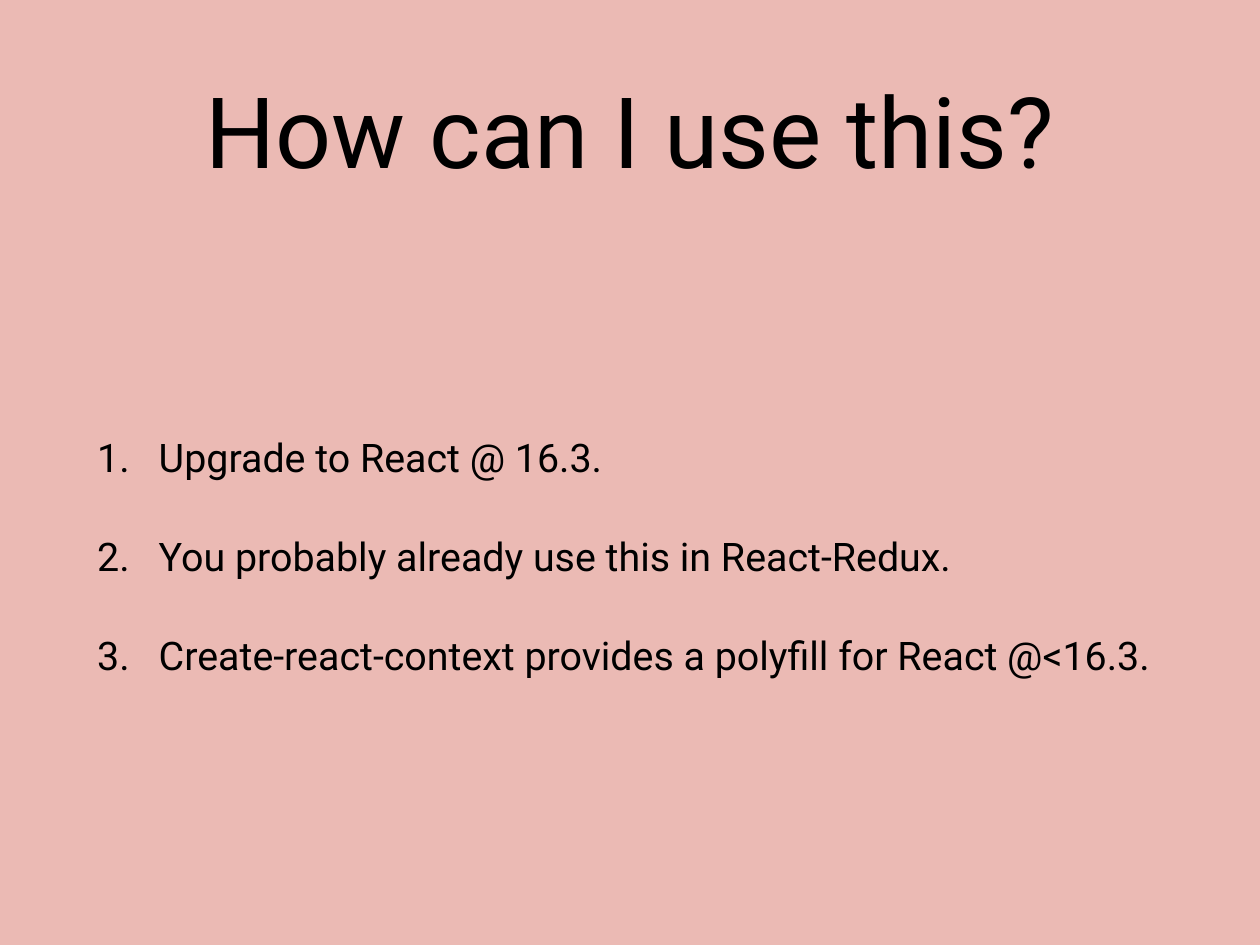
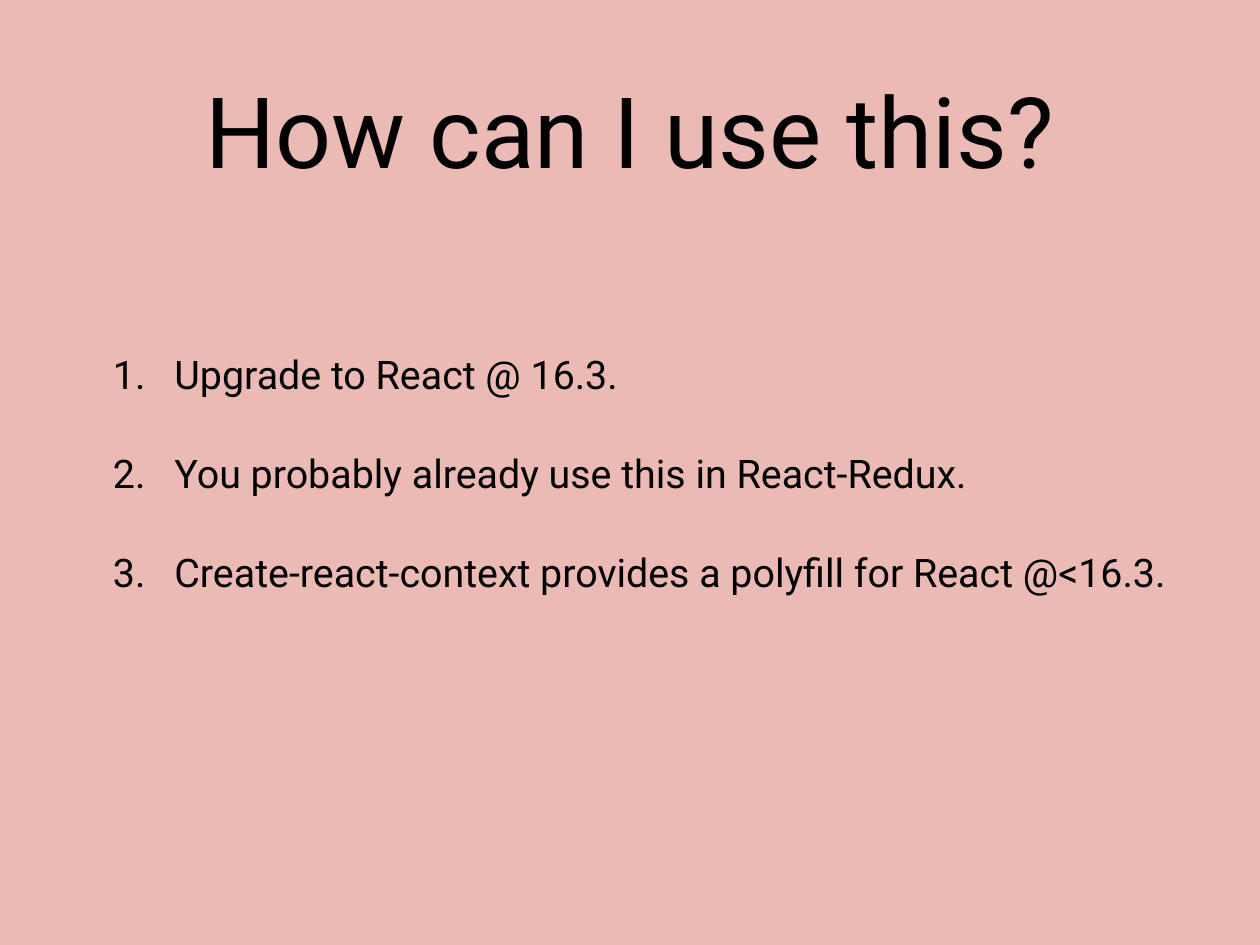
Before and after one commit to kiraarghy/Context-Example, a slide deck: slide 9 of Context.pptx. Drawn at 1260x945 pixels with LibreOffice and Linux fonts; fonts in the diff are those of the drawing. Boxes give left, top, right and bottom in pixels: in the first picture for what was removed or moved away, otherwise in the second. Text is boxed around its words. In the diff, an @@ line names an element or a change of style, - is before the commit and + after.

Commit message:
Updated powerpoint

```diff
--- a/Context.pptx
+++ b/Context.pptx
@@ text "Upgrade to React @ 16.3.": place and size @@
-text "Upgrade to React @ 16.3." at bbox=[159, 442, 1149, 679]
+text "Upgrade to React @ 16.3." at bbox=[174, 359, 1165, 596]
```
Also in this commit, not shown: 1 other slide changed, 2 other files.
